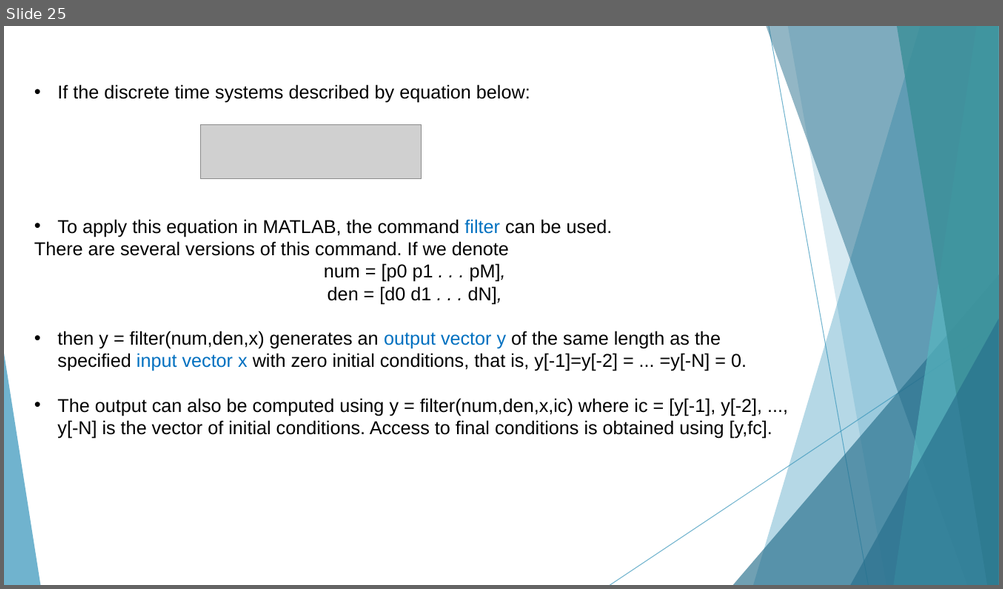
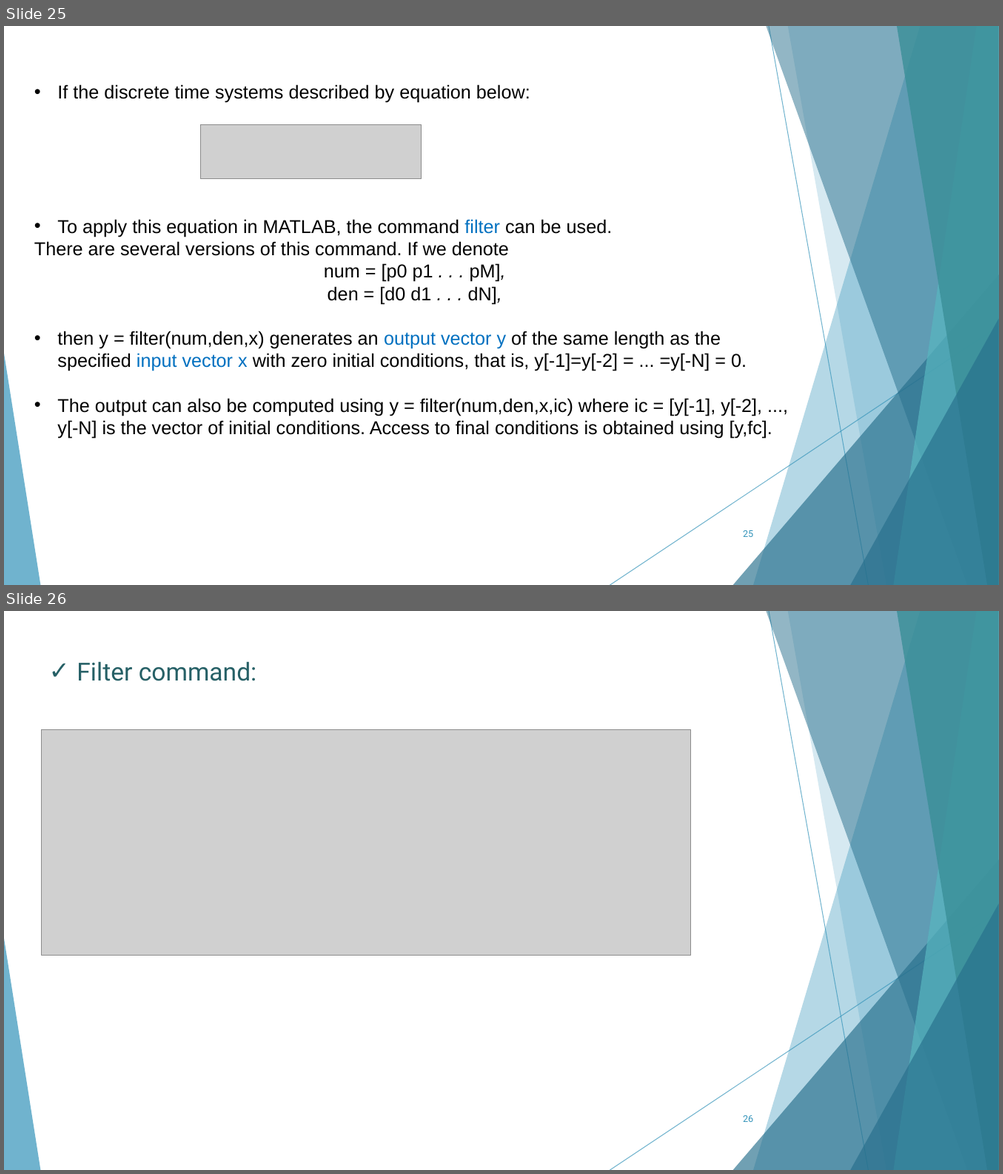
Before and after one commit to AhMjOU/DSP2, a slide deck: lec2.pptx. Shown one above the other, each under a label of ours: slide 25 before the commit, slides 25 and 26 after it. The pictures are 1003x589 and 1003x1174 pixels, drawn with LibreOffice and Linux fonts; fonts in the diff are those of the drawing; grey boxes stand for pictures. Boxes give left, top, right and bottom in pixels: in the first picture for what was removed or moved away, otherwise in the second. Text is boxed around its words. In the diff, an @@ line names an element or a change of style, - is before the commit and + after.

```diff
--- a/lec2.pptx
+++ b/lec2.pptx
@@ slide 26 added at (4,611,999,1170), background #FFFFFF; not listed: 10 template elements that a slide beside it also shows @@
@@ text added at (77,661,257,681), 24 pt, text #266066 @@
+✓ Filter command:
@@ picture added at (41,729,691,955) @@
@@ page number added at (743,1116,753,1122), 9 pt, text #3494BA @@
+26
@@ slide 25 changed as well @@
@@ page number added at (743,531,753,537), 9 pt, text #3494BA @@
+25
```
Also in this commit, not shown: 14 other slides changed, 4 other slides added, 1 other file.
